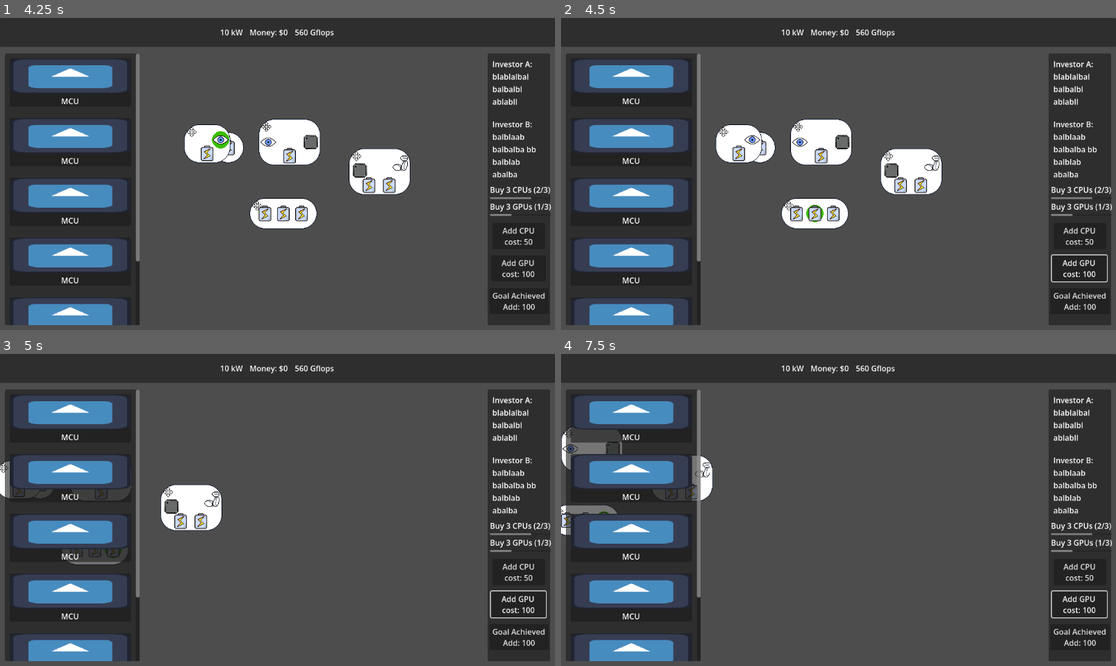
Above: before the commit, frames 1-4 (two rows, left to right).
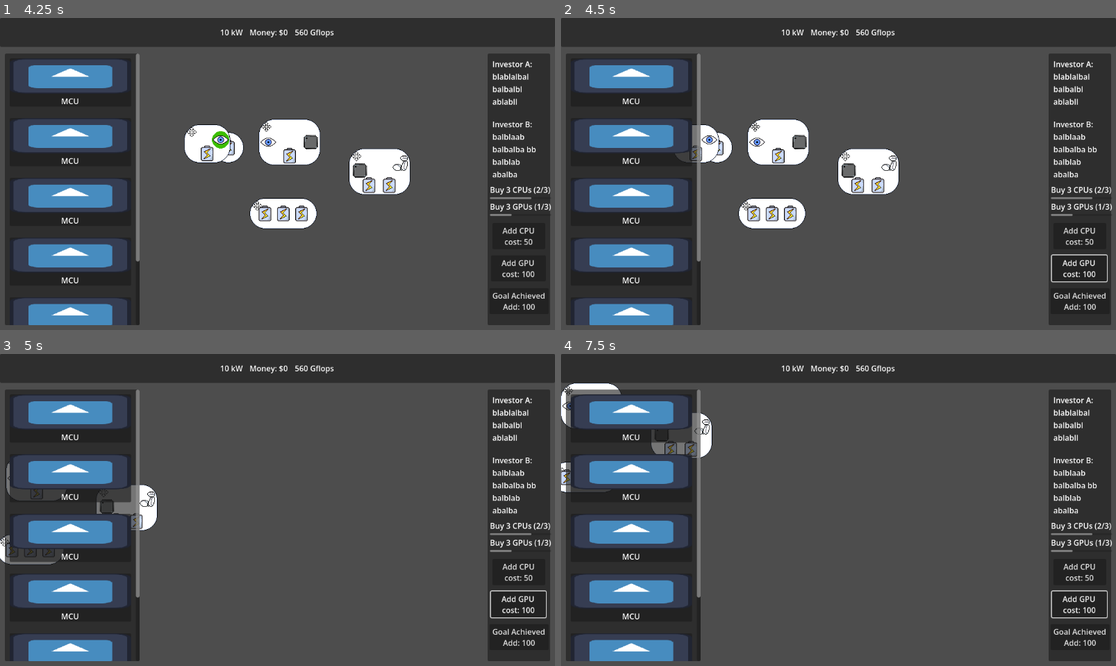
Above: after the commit, the same moments.

Repository: ARCsweden/GameJam2026SpringB
Game: Godot game, scene res://Scenes/Game/Game.tscn
Same seed, same stepped clock (60 frames per second), same inputs: the game is played once before the commit and once after it. The engine's default icon, where the game draws it, is replaced by a stand-in: a white triangle on a blue panel in a dark square.
Inputs (mouse positions are in pixels of both pictures, inside the frame that each line leads up to):
- Up to frame 1 (4.25 s): click "Add GPU cost: 100" at 0.5 s; click "Goal Achieved Add: 100" at 1.25 s; click "Add CPU cost: 50" at 2 s; tap Enter at 2.75 s; drag from (205, 214) to (222, 139) at 2.77 s; tap Space at 3.5 s; drag from (199, 205) to (222, 139) at 3.52 s
- Up to frame 2 (4.5 s): tap Enter at 4.25 s; move the mouse to (827, 214) at 4.27 s; hold Right (pan_right) from 4.28 s (still down); click (827, 214) at 4.42 s
- Up to frame 3 (5 s): keep holding Right (pan_right)
- Up to frame 4 (7.5 s): release Right (pan_right) at 5 s; drag from (655, 550) to (594, 475) at 5.02 s; drag from (605, 550) to (705, 500) at 5.77 s; tap Space at 6.5 s; drag from (572, 478) to (672, 522) at 6.52 s; tap Enter at 7.25 s; move the mouse to (594, 491) at 7.27 s; hold S (pan_down) from 7.28 s (still down); click (594, 491) at 7.42 s

Frame 1 is identical in both runs. In frame 2, 7.2% of the frame differs, in the area x 20-69%, y 32-68%; in frame 3, 3.5%; in frame 4, 3.2%.

Commit message:
Added mouse pan

Diff:
--- a/Scenes/Game/Schematic.tscn
+++ b/Scenes/Game/Schematic.tscn
@@ -6,14 +6,13 @@
 [ext_resource type="PackedScene" uid="uid://cak87gijsxlcr" path="res://Scenes/Game/Nodes/battery_super.tscn" id="4_hqwk4"]
 [ext_resource type="PackedScene" uid="uid://bopvl8m66kr2b" path="res://Scenes/Game/Nodes/camera_simple.tscn" id="5_bb6ld"]
 [ext_resource type="PackedScene" uid="uid://cd2mf4640gwy6" path="res://Scenes/Game/Nodes/object_detection.tscn" id="6_rs2g2"]
-[ext_resource type="Script" uid="uid://cgncr20ekrwfl" path="res://Scenes/Game/flow_manager.gd" id="7_bb6ld"]
 [ext_resource type="PackedScene" uid="uid://bt0g5kqt42ow5" path="res://Scenes/Game/Nodes/arm_simple.tscn" id="7_bb6ld"]
 
 [node name="Schematic" type="Node2D" unique_id=1559803732]
 script = ExtResource("1_3p7ui")
 
 [node name="Camera2D" type="Camera2D" parent="." unique_id=734684311]
-position_smoothing_enabled = true
+position_smoothing_speed = 15.0
 
 [node name="ConnectionManager" type="Node2D" parent="." unique_id=138402269]
 script = ExtResource("2_xn3cd")
@@ -31,6 +30,6 @@
 position = Vector2(-39, -114)
 
 [node name="FlowManager" type="Node2D" parent="." unique_id=681621820]
-script = ExtResource("7_bb6ld")
+
 [node name="ScematicsNode2" parent="." unique_id=1585557815 instance=ExtResource("7_bb6ld")]
 position = Vector2(148, -53)
--- a/Scenes/Game/schematic.gd
+++ b/Scenes/Game/schematic.gd
@@ -38,8 +38,6 @@
 			node.set_position(get_global_mouse_position() - node.get_center())
 	else:
 		dragging = false
-	if Input.is_mouse_button_pressed(MOUSE_BUTTON_RIGHT):
-		var mouse_move: Vector2 = Input.get_last_mouse_velocity()
 
 
 func _unhandled_input(event: InputEvent) -> void:
@@ -57,3 +55,7 @@
 				camera.zoom = Vector2.ONE * Constants.ZOOM_LIMIT_MAX
 			if camera.zoom.x > Constants.ZOOM_LIMIT_MIN:
 				camera.zoom = Vector2.ONE * Constants.ZOOM_LIMIT_MIN
+
+	if event is InputEventMouseMotion:
+		if Input.is_mouse_button_pressed(MOUSE_BUTTON_RIGHT):
+			camera.position -= event.relative
